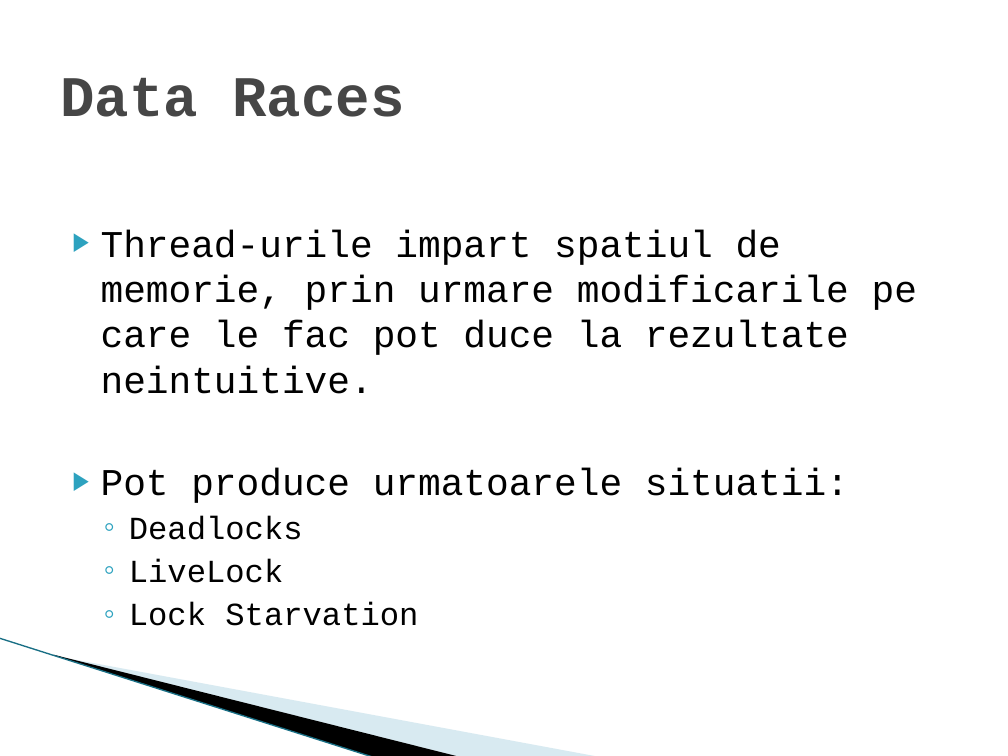
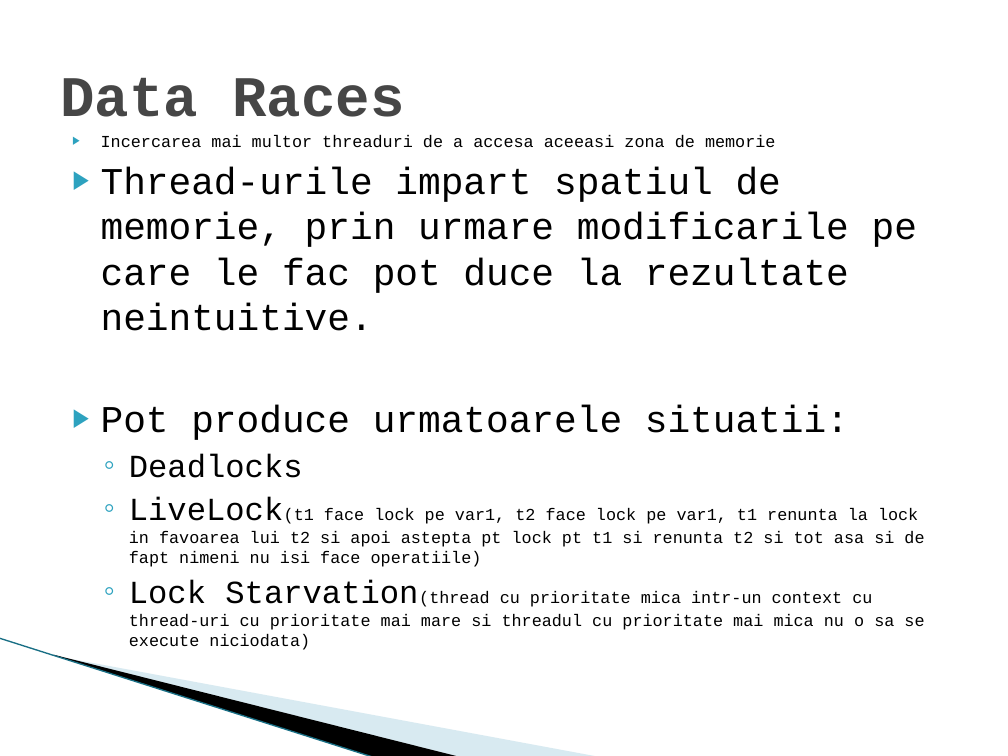
Before and after one commit to ZeroToHero-2014/Java, a slide deck: slide 11 of workshops/4.Threads_Serialization.pptx. Drawn at 1008x756 pixels with LibreOffice and Linux fonts; fonts in the diff are those of the drawing; background and template pictures are left out. Boxes give left, top, right and bottom in pixels: in the first picture for what was removed or moved away, otherwise in the second. Text is boxed around its words. In the diff, an @@ line names an element or a change of style, - is before the commit and + after.

```diff
--- a/workshops/4.Threads_Serialization.pptx
+++ b/workshops/4.Threads_Serialization.pptx
@@ text "Incercarea mai multor threaduri de ...": place and size @@
-text "Incercarea mai multor threaduri de ..." at box(101, 230, 917, 626)
+text "Incercarea mai multor threaduri de ..." at box(101, 135, 924, 650)
@@ text at box(101, 135, 776, 148): paragraph added @@
+▶ Incercarea mai multor threaduri de a accesa aceeasi zona de memorie
@@ text at box(129, 496, 924, 650): text changed; size 23 to 12 pt @@
-  ◦ LiveLock
-  ◦ Lock Starvation
+  ◦ LiveLock(t1 face lock pe var1, t2 face lock pe var1, t1 renunta la lock in favoarea lui t2 si apoi astepta pt lock pt t1 si renunta t2 si tot asa si de fapt nimeni nu isi face operatiile)
+  ◦ Lock Starvation(thread cu prioritate mica intr-un context cu thread-uri cu prioritate mai mare si threadul cu prioritate mai mica nu o sa se execute niciodata)
```
Also in this commit, not shown: 5 other slides changed, 14 other files.
